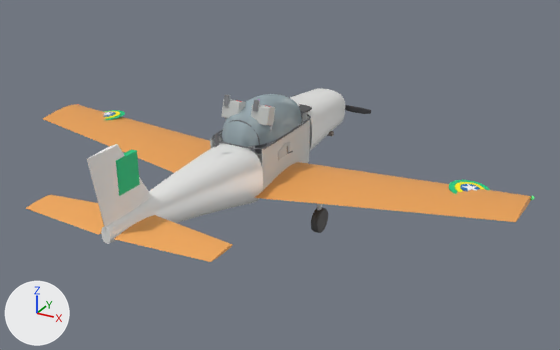
Two versions of the glTF model malhas/Sim_T25.glb, one commit apart.
Camera for both pictures: a 50 mm lens placed at (7.69, -13.1, 5.99), pointed at (0.7, -0.39, -0.37). Arrows for +X, +Y and +Z are at lower left; the lights stay in place. The first picture is the older version.

Names of what the first picture shows: 'Asa@SmoothPlastic@E8661A', 'Asa@SmoothPlastic@E8661A.001', 'AssentoEstrutura@SmoothPlastic@969A96', 'BandeiraDeriva@SmoothPlastic@009739', 'Banheira@SmoothPlastic@B8BCB8', 'CanopiInterno@Glass@96BECD@0.55', 'Deriva@SmoothPlastic@ECECE8', 'Estabilizador@SmoothPlastic@E8661A', 'Estabilizador@SmoothPlastic@E8661A.001', 'Fuselagem@SmoothPlastic@ECECE8' and 15 more.
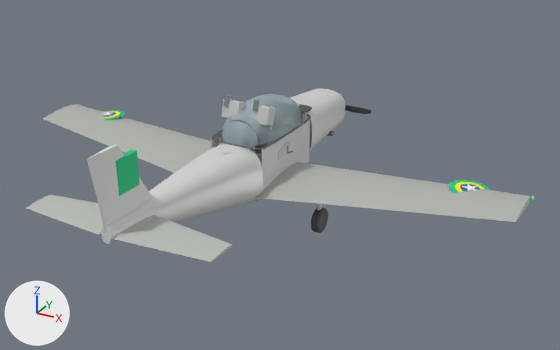
Edits to the scene script, one JSON object a line:
```json
{"op": "add", "block": "mat_estabilizador_smoothplastic_80867c_001", "code": ["mat_estabilizador_smoothplastic_80867c_001 = principled_material('Estabilizador@SmoothPlastic@80867C.001')", "mat_estabilizador_smoothplastic_80867c_001.base_color = (0.502, 0.525, 0.486)  # light grey #bcc0b9", "mat_estabilizador_smoothplastic_80867c_001.roughness = 0.6"]}
{"op": "add", "block": "mat_estabilizador_smoothplastic_80867c", "code": ["mat_estabilizador_smoothplastic_80867c = principled_material('Estabilizador@SmoothPlastic@80867C')", "mat_estabilizador_smoothplastic_80867c.base_color = (0.502, 0.525, 0.486)  # light grey #bcc0b9", "mat_estabilizador_smoothplastic_80867c.roughness = 0.6"]}
{"op": "add", "block": "mat_asa_smoothplastic_80867c_001", "code": ["mat_asa_smoothplastic_80867c_001 = principled_material('Asa@SmoothPlastic@80867C.001')", "mat_asa_smoothplastic_80867c_001.base_color = (0.502, 0.525, 0.486)  # light grey #bcc0b9", "mat_asa_smoothplastic_80867c_001.metallic = 0.2", "mat_asa_smoothplastic_80867c_001.roughness = 0.45"]}
{"op": "add", "block": "mat_asa_smoothplastic_80867c", "code": ["mat_asa_smoothplastic_80867c = principled_material('Asa@SmoothPlastic@80867C')", "mat_asa_smoothplastic_80867c.base_color = (0.502, 0.525, 0.486)  # light grey #bcc0b9", "mat_asa_smoothplastic_80867c.metallic = 0.2", "mat_asa_smoothplastic_80867c.roughness = 0.45"]}
{"block": "me_asa_smoothplastic_e8661a", "where": "me_asa_smoothplastic_e8661a.from_pydata(...)  # 172 vertices, 340 faces; spans x 0.5..5.5, y -1.17..0.78, z -0.71..-0.06"}
{"op": "remove", "block": "me_asa_smoothplastic_e8661a", "code": "me_asa_smoothplastic_e8661a.materials.append(mat_asa_smoothplastic_e8661a)  # orange #f5aa5a"}
{"op": "add", "block": "me_asa_smoothplastic_e8661a", "code": "me_asa_smoothplastic_e8661a.materials.append(mat_asa_smoothplastic_80867c)  # light grey #bcc0b9"}
{"block": "me_asa_smoothplastic_e8661a_001", "where": "me_asa_smoothplastic_e8661a_001.from_pydata(...)  # 172 vertices, 340 faces; spans x -5.5..-0.5, y -1.17..0.78, z -0.71..-0.06"}
{"op": "remove", "block": "me_asa_smoothplastic_e8661a_001", "code": "me_asa_smoothplastic_e8661a_001.materials.append(mat_asa_smoothplastic_e8661a_001)  # orange #f5aa5a"}
{"op": "add", "block": "me_asa_smoothplastic_e8661a_001", "code": "me_asa_smoothplastic_e8661a_001.materials.append(mat_asa_smoothplastic_80867c_001)  # light grey #bcc0b9"}
{"block": "me_estabilizador_smoothplastic_e8661a", "where": "me_estabilizador_smoothplastic_e8661a.from_pydata(...)  # 54 vertices, 104 faces; spans x 0.15..1.9, y -4.85..-3.85, z 0.08..0.16"}
{"op": "remove", "block": "me_estabilizador_smoothplastic_e8661a", "code": "me_estabilizador_smoothplastic_e8661a.materials.append(mat_estabilizador_smoothplastic_e8661a)  # orange #f5aa5a"}
{"op": "add", "block": "me_estabilizador_smoothplastic_e8661a", "code": "me_estabilizador_smoothplastic_e8661a.materials.append(mat_estabilizador_smoothplastic_80867c)  # light grey #bcc0b9"}
{"block": "me_estabilizador_smoothplastic_e8661a_001", "where": "me_estabilizador_smoothplastic_e8661a_001.from_pydata(...)  # 54 vertices, 104 faces; spans x -1.9..-0.15, y -4.85..-3.85, z 0.08..0.16"}
{"op": "remove", "block": "me_estabilizador_smoothplastic_e8661a_001", "code": "me_estabilizador_smoothplastic_e8661a_001.materials.append(mat_estabilizador_smoothplastic_e8661a_001)  # orange #f5aa5a"}
{"op": "add", "block": "me_estabilizador_smoothplastic_e8661a_001", "code": "me_estabilizador_smoothplastic_e8661a_001.materials.append(mat_estabilizador_smoothplastic_80867c_001)  # light grey #bcc0b9"}
```

Changed parts and their boxes [x1, y1, x2, y2] in the pictures (560 x 350 px):
```json
{"object": "Asa@SmoothPlastic@E8661A", "change": "recoloured", "before": [254, 162, 531, 222], "after": [254, 162, 531, 222], "on screen": "orange to light grey"}
{"object": "Asa@SmoothPlastic@E8661A.001", "change": "recoloured", "before": [43, 104, 211, 173], "after": [43, 104, 211, 173], "on screen": "orange to light grey"}
{"object": "Estabilizador@SmoothPlastic@E8661A", "change": "recoloured", "before": [114, 215, 232, 262], "after": [114, 215, 232, 262], "on screen": "orange to light grey"}
{"object": "Estabilizador@SmoothPlastic@E8661A.001", "change": "recoloured", "before": [26, 195, 104, 235], "after": [26, 195, 104, 235], "on screen": "orange to light grey"}
```
